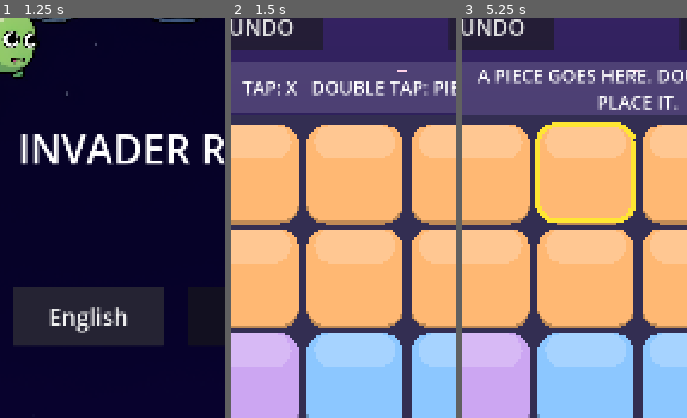
Above: before the commit, frames 1-3 (left to right).
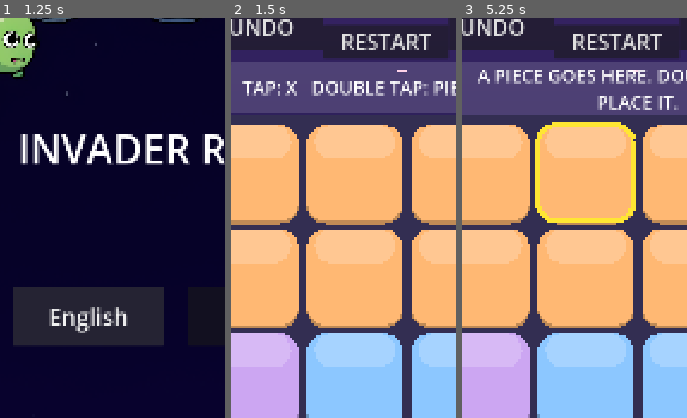
Above: after the commit, the same moments.

Repository: hidekig1001-cell/invader-radar
Game: Godot game, scene res://scenes/app.tscn
Two runs of this game, one before a commit and one after it. Both use one fixed random seed, a clock stepped at 60 frames per second and the inputs below.
Inputs (mouse positions are % of the whole screen's width and height, from its top left):
- Up to frame 1 (1.25 s): click "English" at 0.5 s
- Up to frame 2 (1.5 s): click "START NOW" at 1.25 s
- Up to frame 3 (5.25 s): click (45, 15) at 2 s, where only the run after the commit has a clickable "RESTART"; click (45, 15) at 2.75 s, where only the run after the commit has a clickable "RESTART"; click (45, 15) at 3.5 s, where only the run after the commit has a clickable "RESTART"; click "UNDO" at 4.25 s; click "HINT (3)" at 5 s
The pictures show only the part of the screen within x 11-61%, y 12-62%; the shares and areas given below are measured in that part.

Frame 1 is identical in both runs. In frame 2, 4.4% of the frame differs, in the area x 40-97%, y 2-10%; in frame 3, 4.4%.

Commit message:
CR-1031: 今の面をやり直す RESTART ボタンを足す
improve runner が生成（実装: qwen3.8-flashnext-strata-v100、テスト: qwen3.8-flashnext-strata-v100）。run: 20261017-0127-CR-1031

Diff:
--- a/scenes/hud.gd
+++ b/scenes/hud.gd
@@ -6,6 +6,7 @@
 signal hint_pressed
 signal settings_pressed
 signal apply_pressed
+signal restart_pressed
 
 const FONT_SIZE := 52
 const SCREEN := Vector2(1080, 1920)
@@ -18,6 +19,7 @@
 var settings_button: Button
 var hint_button: Button
 var apply_button: Button
+var restart_button: Button
 
 var language: String = "en"
 
@@ -32,6 +34,7 @@
 	moves_label = _make_label(Rect2(40, 170, 1000, 80), HORIZONTAL_ALIGNMENT_CENTER)
 	undo_button = _make_button("UNDO", Rect2(40, 200, 300, 110), undo_pressed)
 	settings_button = _make_button("HOW TO PLAY", Rect2(640, 200, 400, 110), settings_pressed)
+	restart_button = _make_button("RESTART", Rect2(340, 250, 300, 80), restart_pressed)
 	hint_button = _make_button("HINT", Rect2(240, 1560, 600, 150), hint_pressed)
 	apply_button = _make_button("APPLY", Rect2(850, 1560, 200, 150), apply_pressed)
 	apply_button.visible = false
@@ -41,6 +44,7 @@
 	language = lang
 	undo_button.text = localized("UNDO", "戻す")
 	settings_button.text = localized("HOW TO PLAY", "遊び方")
+	restart_button.text = localized("RESTART", "やり直す")
 	apply_button.text = localized("APPLY", "決定")
 
 
--- a/scenes/main.gd
+++ b/scenes/main.gd
@@ -43,6 +43,7 @@
 			start_tutorial()
 	)
 	hud.apply_pressed.connect(on_apply)
+	hud.restart_pressed.connect(func() -> void: session.restart_level())
 	hud.set_language(language)
 	_refresh()
 	bubble.show_text(help_text(), 4.0)
--- /dev/null
+++ b/test/cr/test_cr_1031.gd
@@ -0,0 +1,91 @@
+extends GutTest
+
+const MainScene = preload("res://scenes/main.tscn")
+
+
+func _start():
+	var m = MainScene.instantiate()
+	add_child_autofree(m)
+	await wait_frames(2)
+	return m
+
+
+## CHECK: 1
+func test_restart_button_text_en() -> void:
+	var m = await _start()
+	assert_eq(m.hud.restart_button.text, "RESTART")
+
+
+## CHECK: 2
+func test_restart_button_text_ja() -> void:
+	var m = await _start()
+	m.hud.set_language("ja")
+	assert_eq(m.hud.restart_button.text, "やり直す")
+
+
+## CHECK: 3
+func test_restart_button_rect() -> void:
+	var m = await _start()
+	var r := Rect2(m.hud.restart_button.position, m.hud.restart_button.size)
+	assert_true(r.is_equal_approx(Rect2(340, 250, 300, 80)))
+
+
+## CHECK: 4
+func test_restart_button_no_overlap_moves_label() -> void:
+	var m = await _start()
+	var r := Rect2(m.hud.restart_button.position, m.hud.restart_button.size)
+	assert_false(r.intersects(m.hud.moves_label.get_rect()))
+	assert_true(r.intersects(Rect2(400, 270, 50, 50)))
+
+
+## CHECK: 5
+func test_restart_button_no_overlap_undo_button() -> void:
+	var m = await _start()
+	var r := Rect2(m.hud.restart_button.position, m.hud.restart_button.size)
+	assert_false(r.intersects(m.hud.undo_button.get_rect()))
+	assert_true(r.intersects(Rect2(400, 270, 50, 50)))
+
+
+## CHECK: 6
+func test_restart_button_no_overlap_settings_button() -> void:
+	var m = await _start()
+	var r := Rect2(m.hud.restart_button.position, m.hud.restart_button.size)
+	assert_false(r.intersects(m.hud.settings_button.get_rect()))
+	assert_true(r.intersects(Rect2(400, 270, 50, 50)))
+
+
+## CHECK: 7
+func test_restart_button_no_overlap_board() -> void:
+	var m = await _start()
+	var r := Rect2(m.hud.restart_button.position, m.hud.restart_button.size)
+	assert_false(r.intersects(m.board_view.board_rect()))
+	assert_true(r.intersects(Rect2(400, 270, 50, 50)))
+
+
+## CHECK: 8
+func test_restart_signal_resets_board() -> void:
+	var m = await _start()
+	m.session.tap(0, 0)
+	assert_eq(m.session.snapshot()["board"]["marks"], 1)
+	m.hud.restart_pressed.emit()
+	assert_eq(m.session.snapshot()["board"]["marks"], 0)
+	assert_eq(m.session.snapshot()["board"]["pieces"], 0)
+
+
+## CHECK: 9
+func test_restart_signal_keeps_level_and_status() -> void:
+	var m = await _start()
+	m.session.tap(0, 0)
+	m.hud.restart_pressed.emit()
+	assert_eq(m.session.snapshot()["level"], 1)
+	assert_eq(m.session.snapshot()["status"], "playing")
+
+
+## CHECK: 10
+func test_restart_button_press_resets_board() -> void:
+	var m = await _start()
+	m.session.tap(0, 0)
+	assert_eq(m.session.snapshot()["board"]["marks"], 1)
+	m.hud.restart_button.pressed.emit()
+	assert_eq(m.session.snapshot()["board"]["marks"], 0)
+	assert_eq(m.session.snapshot()["board"]["pieces"], 0)
